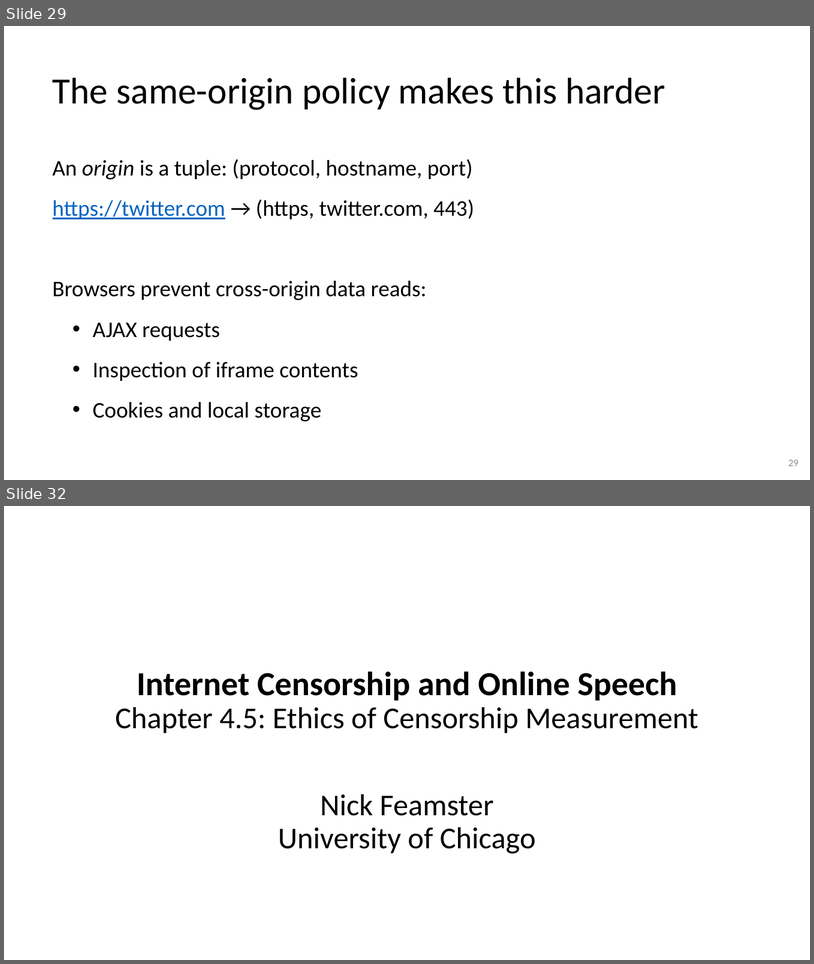
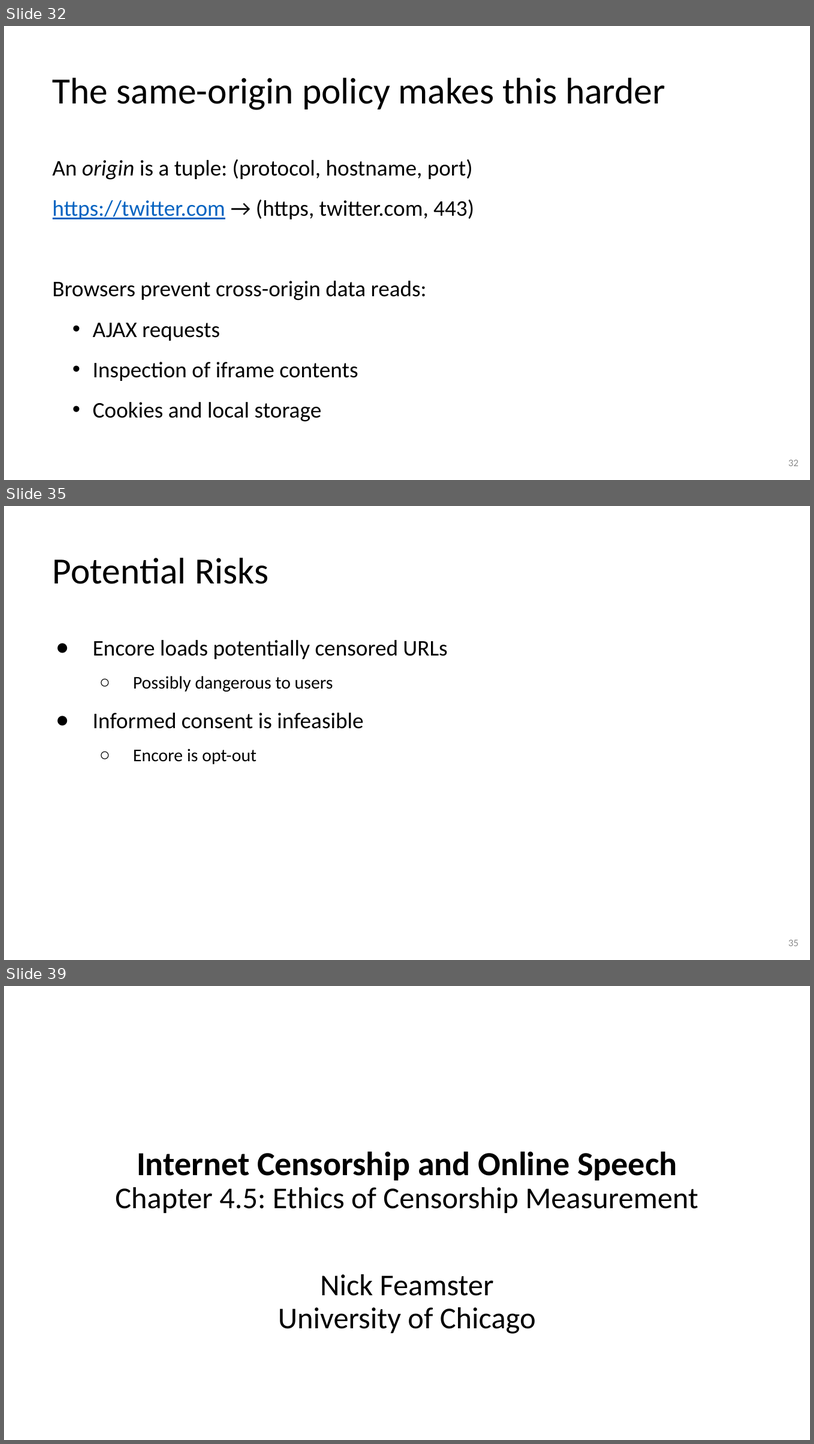
Before and after one commit to noise-lab/censorship-course, a slide deck: lectures/4-Measurement.pptx. Shown one above the other, each under a label of ours: slides 29 and 32 before the commit, slides 32, 35 and 39 after it; the slides between them are not shown. The pictures are 814x964 and 814x1444 pixels, drawn with LibreOffice and Linux fonts; fonts in the diff are those of the drawing. Boxes give left, top, right and bottom in pixels: in the first picture for what was removed or moved away, otherwise in the second. Text is boxed around its words. In the diff, an @@ line names an element or a change of style, - is before the commit and + after.

```diff
--- a/lectures/4-Measurement.pptx
+++ b/lectures/4-Measurement.pptx
@@ slide 35 added at box(4, 506, 810, 960), background #FFFFFF @@
@@ title added at box(53, 558, 269, 584), 44 pt, text #000000 @@
+Potential Risks
@@ text added at box(93, 640, 447, 764), 26.7 pt, text #000000 @@
+● Encore loads potentially censored URLs
+  ○ Possibly dangerous to users
+● Informed consent is infeasible
+  ○ Encore is opt-out
@@ page number added at box(789, 939, 799, 946), 12 pt, text #8C8C8C @@
+35
@@ what was slide 29 is now slide 32 @@
@@ page number at box(789, 459, 799, 466): text changed @@
-29
+32
@@ what was slide 32 is now slide 39 @@
```
Also in this commit, not shown: 3 slides changed, 7 other slides added, 4 slides removed, 1 other file.
